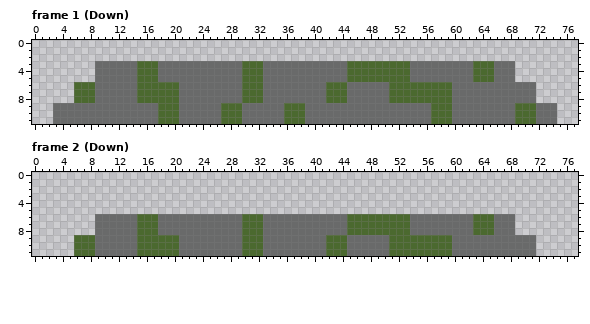
Pixel-art file, stored at Assets/PressurePlateDown.aseprite. Above, as it was before the edit.
78x12 pixels, 3 frames. Shown: frame 1 (Down), frame 2 (Down). The commit also changed other frames, which this record leaves out.
New version:
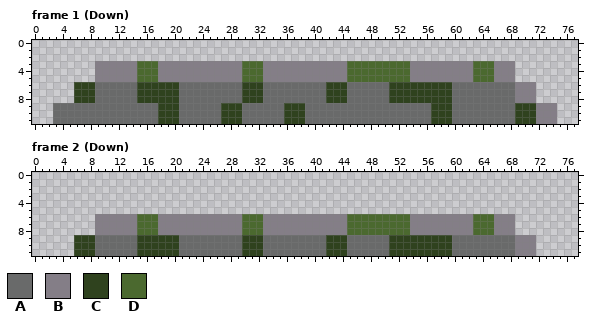
Palette (. is transparent): A #696a6a  B #847e87  C #2f421e  D #4b692f
Changes in this commit:
Frame 1 (Down):
Colour A becomes colour B in rows 3 to 5 at x 9 to 14, 18 to 29, 33 to 44, 54 to 62 and 66 to 68; in rows 6 to 8 at x 69 to 71; in rows 9 to 11 at x 72 to 74.
Colour D becomes colour C in rows 6 to 8 at x 6 to 8, 15 to 20, 30 to 32, 42 to 44 and 51 to 59; in rows 9 to 11 at x 18 to 20, 27 to 29, 36 to 38, 57 to 59 and 69 to 71.
Frame 2 (Down):
Colour A becomes colour B in rows 6 to 8 at x 9 to 14, 18 to 29, 33 to 44, 54 to 62 and 66 to 68; in rows 9 to 11 at x 69 to 71.
Colour D becomes colour C in rows 9 to 11 at x 6 to 8, 15 to 20, 30 to 32, 42 to 44 and 51 to 59.
Pixel boxes of the changes (left, top, right, bottom) in both pictures:
changed: (74, 61, 347, 124)
changed: (389, 61, 473, 124)
changed: (494, 61, 557, 124)
changed: (74, 214, 347, 256)
changed: (389, 214, 473, 256)
changed: (494, 214, 536, 256)
